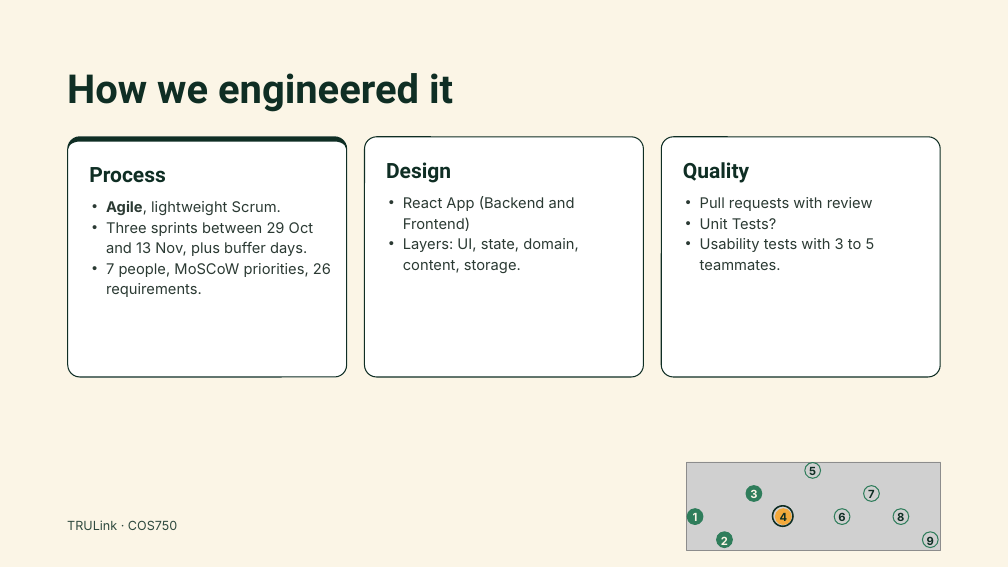
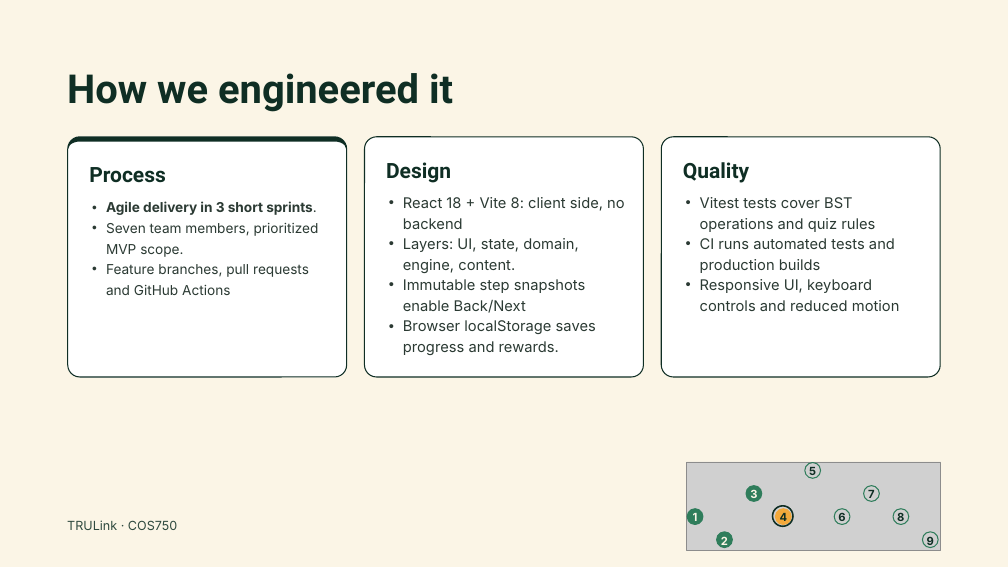
Before and after one commit to kvnxmars/cos212-bst-tutor, a slide deck: slide 4 of docs/presentation/Binary Search Trees – COS212 App Presentation.pptx. Drawn at 1008x567 pixels with LibreOffice and Linux fonts; fonts in the diff are those of the drawing; grey boxes stand for pictures. Boxes give left, top, right and bottom in pixels: in the first picture for what was removed or moved away, otherwise in the second. Text is boxed around its words. In the diff, an @@ line names an element or a change of style, - is before the commit and + after.

```diff
--- a/docs/presentation/Binary Search Trees – COS212 App Presentation.pptx
+++ b/docs/presentation/Binary Search Trees – COS212 App Presentation.pptx
@@ text at <box>106,201,319,295</box>: text changed; size 14 to 12.9 pt @@
-• Agile, lightweight Scrum.
-• Three sprints between 29 Oct and 13 Nov, plus buffer days.
-• 7 people, MoSCoW priorities, 26 requirements.
+• Agile delivery in 3 short sprints.
+• Seven team members, prioritized MVP scope.
+• Feature branches, pull requests and GitHub Actions
@@ text at <box>403,197,624,355</box>: text changed @@
-• React App (Backend and Frontend)
-• Layers: UI, state, domain, content, storage.
+• React 18 + Vite 8: client side, no backend
+• Layers: UI, state, domain, engine, content.
+• Immutable step snapshots enable Back/Next
+• Browser localStorage saves progress and rewards.
@@ text at <box>700,197,900,311</box>: text changed @@
-• Pull requests with review
-• Unit Tests?
-• Usability tests with 3 to 5 teammates.
+• Vitest tests cover BST operations and quiz rules
+• CI runs automated tests and production builds
+• Responsive UI, keyboard controls and reduced motion
```
Also in this commit, not shown: 4 other slides changed.
